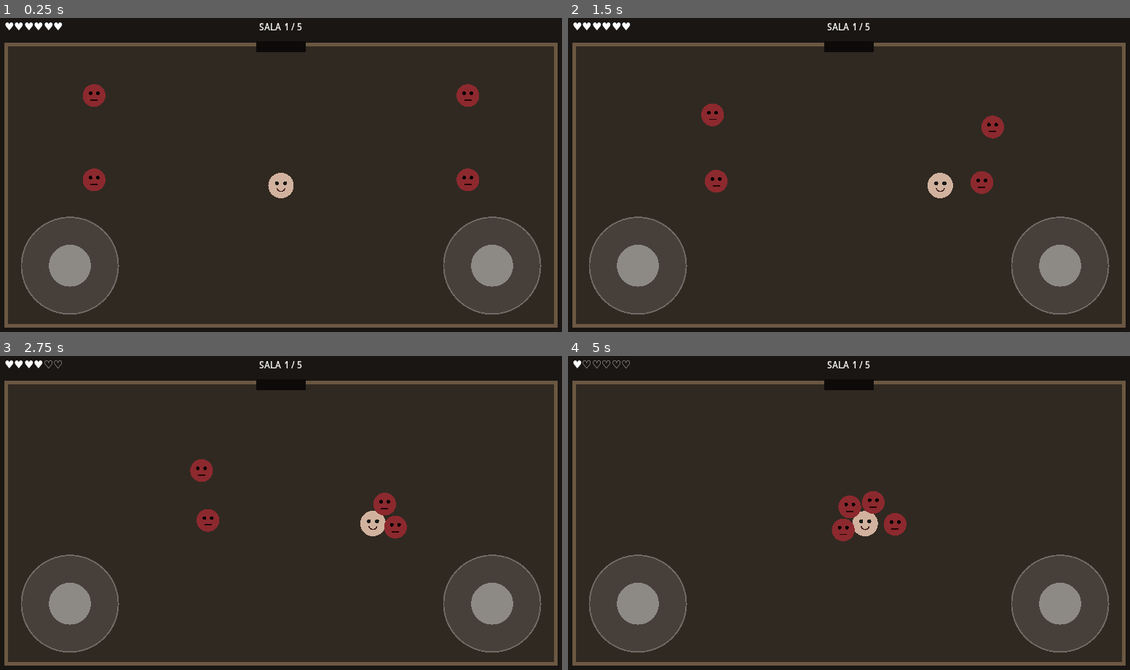
Above: before the commit, frames 1-4 (two rows, left to right).
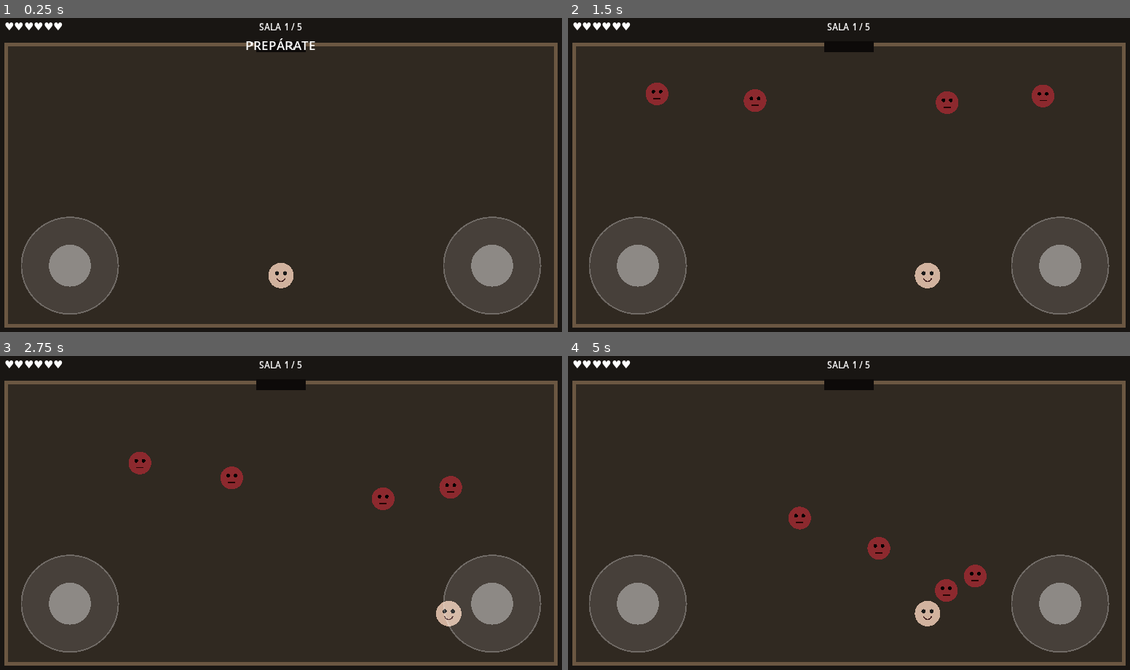
Above: after the commit, the same moments.

Repository: LoloscarPrr/Binding-of-Ismael
Game: Godot game, scene res://scenes/main.tscn
The game is run twice, just before and just after one commit, with the same random seed, the same clock (stepped at 60 frames per second) and the same inputs.
Inputs (mouse positions are in pixels of both pictures, inside the frame that each line leads up to):
- Up to frame 1 (0.25 s): no input
- Up to frame 2 (1.5 s): move the mouse to (978, 159) at 0.52 s; hold D (move_right) 0.53-1.25 s; click (978, 159) at 0.67 s; drag from (730, 190) to (820, 240) at 1.27 s
- Up to frame 3 (2.75 s): move the mouse to (337, 440) at 2.02 s; hold D (move_right) from 2.03 s (still down)
- Up to frame 4 (5 s): release D (move_right) at 2.75 s; drag from (820, 578) to (674, 465) at 2.77 s; move the mouse to (1023, 563) at 3.52 s; hold A (move_left) 3.53-4.25 s; drag from (674, 465) to (759, 431) at 4.27 s

The runs differ from the first frame. In frame 1, 1.6% of the frame differs, in the area x 14-86%, y 6-87%; in frame 2, 2.4%; in frame 3, 2.1%; in frame 4, 2.5%, in the area x 2-75%, y 1-87%.

Commit message:
fix: replace enemy spawning with staged safe-room system

Diff:
--- a/scripts/main.gd
+++ b/scripts/main.gd
@@ -1,9 +1,9 @@
 extends Node2D
 
 const TOTAL_ROOMS := 5
-const MIN_SPAWN_FROM_PLAYER := 270.0
-const MIN_SPAWN_BETWEEN_ENEMIES := 150.0
-const ENEMY_SPAWN_GRACE := 0.85
+const ROOM_ENTRY_DELAY := 0.65
+const ENEMY_ACTIVATION_DELAY := 0.70
+const MIN_ENEMY_SEPARATION_RATIO := 0.16
 
 var player: IsmaelPlayer
 var left_stick: VirtualStick
@@ -18,82 +18,99 @@
 var _room_index := 1
 var _room_cleared := false
 var _transition_locked := false
+var _spawn_generation := 0
 
 func _ready() -> void:
 	get_viewport().size_changed.connect(_on_viewport_size_changed)
 	_update_room_rect()
 	player = IsmaelPlayer.new()
-	player.position = room_rect.get_center()
+	player.position = _room_entry_position(false)
 	player.set_movement_bounds(room_rect)
 	player.health_changed.connect(_on_player_health_changed)
 	player.died.connect(_on_player_died)
 	add_child(player)
 	_create_touch_ui()
-	_spawn_room()
 	_on_player_health_changed(player.health, player.max_health)
 	_layout_touch_ui()
-	queue_redraw()
-
-func _spawn_room() -> void:
+	_begin_room(false)
+	queue_redraw()
+
+func _begin_room(from_door: bool) -> void:
+	_spawn_generation += 1
+	var generation: int = _spawn_generation
 	_room_cleared = false
-	_transition_locked = false
-	status_label.text = ""
+	_transition_locked = true
+	_enemies_alive = 0
 	room_label.text = "SALA %d / %d" % [_room_index, TOTAL_ROOMS]
+	status_label.text = "PREPÁRATE"
+	player.position = _room_entry_position(from_door)
+	player.velocity = Vector2.ZERO
+	player.move_input = Vector2.ZERO
+	player.aim_input = Vector2.ZERO
+	queue_redraw()
+	_spawn_room_after_entry(generation)
+
+func _spawn_room_after_entry(generation: int) -> void:
+	await get_tree().create_timer(ROOM_ENTRY_DELAY).timeout
+	if generation != _spawn_generation or _game_over:
+		return
+
 	var count: int = mini(3 + _room_index, 7)
-	var positions: Array[Vector2] = _safe_spawn_positions(count)
+	var positions: Array[Vector2] = _deterministic_spawn_positions(count)
 	_enemies_alive = positions.size()
+
 	for spawn_position: Vector2 in positions:
 		var enemy := IsmaelEnemy.new()
 		enemy.position = spawn_position
 		enemy.target = player
-		enemy.spawn_grace_time = ENEMY_SPAWN_GRACE if _room_index > 1 else 0.35
+		enemy.spawn_grace_time = ENEMY_ACTIVATION_DELAY
 		enemy.set_movement_bounds(room_rect)
 		enemy.defeated.connect(_on_enemy_defeated)
 		add_child(enemy)
-	queue_redraw()
-
-func _safe_spawn_positions(count: int) -> Array[Vector2]:
-	var ratios: Array[Vector2]
-	if _room_index == 1:
-		ratios = [
-			Vector2(0.16, 0.18), Vector2(0.84, 0.18),
-			Vector2(0.16, 0.48), Vector2(0.84, 0.48),
-			Vector2(0.22, 0.78), Vector2(0.78, 0.78),
-			Vector2(0.50, 0.18), Vector2(0.50, 0.72),
-			Vector2(0.30, 0.32), Vector2(0.70, 0.32)
-		]
-	else:
-		# Al entrar por abajo, toda la franja inferior queda libre de enemigos.
-		ratios = [
-			Vector2(0.14, 0.16), Vector2(0.86, 0.16),
-			Vector2(0.30, 0.22), Vector2(0.70, 0.22),
-			Vector2(0.14, 0.42), Vector2(0.86, 0.42),
-			Vector2(0.36, 0.48), Vector2(0.64, 0.48),
-			Vector2(0.50, 0.12), Vector2(0.50, 0.38)
-		]
-
+
+	_transition_locked = false
+	status_label.text = ""
+	queue_redraw()
+
+func _room_entry_position(from_door: bool) -> Vector2:
+	var center_x: float = room_rect.get_center().x
+	if from_door:
+		return Vector2(center_x, room_rect.position.y + room_rect.size.y * 0.88)
+	return Vector2(center_x, room_rect.position.y + room_rect.size.y * 0.82)
+
+func _deterministic_spawn_positions(count: int) -> Array[Vector2]:
+	# Los enemigos solo usan la mitad superior de la sala.
+	# La franja inferior queda completamente reservada para la entrada del jugador.
+	var slots: Array[Vector2] = [
+		Vector2(0.14, 0.16), Vector2(0.86, 0.16),
+		Vector2(0.32, 0.18), Vector2(0.68, 0.18),
+		Vector2(0.14, 0.38), Vector2(0.86, 0.38),
+		Vector2(0.34, 0.42), Vector2(0.66, 0.42),
+		Vector2(0.50, 0.12), Vector2(0.50, 0.36)
+	]
 	var result: Array[Vector2] = []
-	var diagonal: float = room_rect.size.length()
-	var required_player_distance: float = maxf(MIN_SPAWN_FROM_PLAYER, diagonal * (0.27 if _room_index > 1 else 0.22))
-	var required_enemy_distance: float = maxf(MIN_SPAWN_BETWEEN_ENEMIES, minf(room_rect.size.x, room_rect.size.y) * 0.18)
-	var entry_safe_y: float = room_rect.position.y + room_rect.size.y * 0.60
-
-	for ratio: Vector2 in ratios:
+	var min_dimension: float = minf(room_rect.size.x, room_rect.size.y)
+	var minimum_separation: float = maxf(110.0, min_dimension * MIN_ENEMY_SEPARATION_RATIO)
+	var player_safe_radius: float = maxf(room_rect.size.y * 0.43, 300.0)
+
+	for ratio: Vector2 in slots:
 		if result.size() >= count:
 			break
 		var candidate: Vector2 = room_rect.position + room_rect.size * ratio
-		if _room_index > 1 and candidate.y > entry_safe_y:
+
+		# Regla absoluta: nunca permitir un spawn dentro de la zona segura del jugador.
+		if candidate.distance_to(player.position) < player_safe_radius:
 			continue
-		if candidate.distance_to(player.position) < required_player_distance:
-			continue
-		var separated: bool = true
+
+		var separated := true
 		for existing: Vector2 in result:
-			if candidate.distance_to(existing) < required_enemy_distance:
+			if candidate.distance_to(existing) < minimum_separation:
 				separated = false
 				break
 		if separated:
 			result.append(candidate)
 
+	# En pantallas extremadamente pequeñas priorizamos seguridad sobre cantidad.
 	return result
 
 func _create_touch_ui() -> void:
@@ -168,23 +185,30 @@
 func _physics_process(_delta: float) -> void:
 	if _game_over or not is_instance_valid(player):
 		return
+
+	if _transition_locked:
+		player.move_input = Vector2.ZERO
+		player.aim_input = Vector2.ZERO
+		return
+
 	var keyboard_move := Input.get_vector("move_left", "move_right", "move_up", "move_down")
 	var keyboard_aim := Input.get_vector("shoot_left", "shoot_right", "shoot_up", "shoot_down")
 	player.move_input = left_stick.value if left_stick.value.length() > 0.0 else keyboard_move
 	player.aim_input = right_stick.value if right_stick.value.length() > 0.0 else keyboard_aim
-	if _room_cleared and not _transition_locked:
+	if _room_cleared:
 		var center := room_rect.get_center()
 		if player.position.y < room_rect.position.y + 72.0 and absf(player.position.x - center.x) < 90.0:
 			_advance_room()
 
 func _advance_room() -> void:
+	if _transition_locked:
+		return
 	_transition_locked = true
 	if _room_index >= TOTAL_ROOMS:
 		status_label.text = "PISO COMPLETADO"
 		return
 	_room_index += 1
-	player.position = Vector2(room_rect.get_center().x, room_rect.position.y + room_rect.size.y - minf(110.0, room_rect.size.y * 0.16))
-	_spawn_room()
+	_begin_room(true)
 
 func _on_viewport_size_changed() -> void:
 	_update_room_rect()
@@ -215,6 +239,7 @@
 
 func _on_player_died() -> void:
 	_game_over = true
+	_spawn_generation += 1
 	left_stick.reset()
 	right_stick.reset()
 	status_label.text = "DERROTA"
